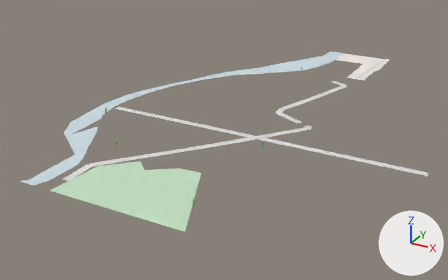
The glTF model white-model-six-districts/chunks/97_100_high.glb, before and after one commit.
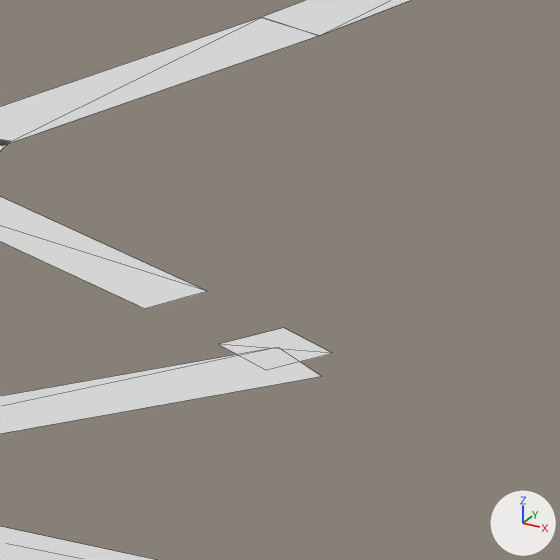
Old and new are each drawn whole from a camera (50 mm lens) standing at (-10806.0, 184.0, 241.0) and looking at (-11096.0, 711.0, -23.0) and again close up on the part from 64% to 74% of the width and 35% to 52% of the height. Every picture has the same lights, and +X, +Y and +Z are marked at lower right. The first two pictures are the older version. The close-ups show mesh edges as thin lines. Vertices at exactly the same position are counted once.
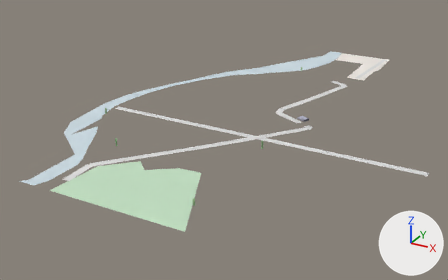
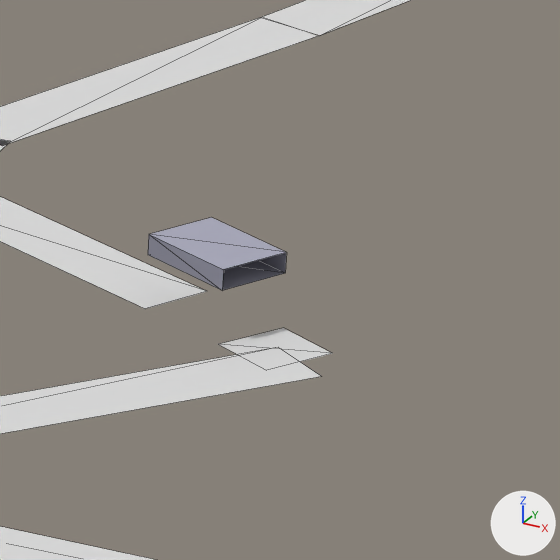
Location of each change, [x1, y1, x2, y2] in pixels of the close-ups (560 x 560 px):
part 1 of me_mesh_0, added
    after: [148, 217, 287, 290]

Edits to the bpy script that builds the scene:
```text
Change me_mesh_0:
    used by ob_mesh_0; location = (0.0, 0.0, 0.0)
    verts and faces of me_mesh_0; kept vertices keep their numbers, new ones are numbered from 148
    remove me_mesh_0.from_pydata(...)  # 148 vertices, 94 faces; spans x -11228.0..-10880.0, y 500.0..1000.0, z 4.0..13.0
    add me_mesh_0.from_pydata(...)  # 156 vertices, 102 faces; spans x -11228.0..-10880.0, y 500.0..1000.0, z 4.0..13.0
    me_mesh_0 part 1
    add verts[148] = (-11018.0, 734.0, 11.0)  # pixel (211, 217)
    add verts[149] = (-11021.0, 728.0, 11.0)  # pixel (148, 234)
    add verts[150] = (-11021.0, 728.0, 10.0)  # pixel (147, 254)
    add verts[151] = (-11018.0, 734.0, 10.0)
    add for new, old in zip([*range(152, 156)], [*range(148, 152)]): verts[new] = verts[old] + (9.0, -5.0, 0.0)
    add faces += [(148, 149, 152), (149, 153, 152), (150, 155, 154), (150, 151, 155), (151, 152, 155), (148, 152, 151)]
    add faces += [(149, 154, 153), (149, 150, 154)]
```
